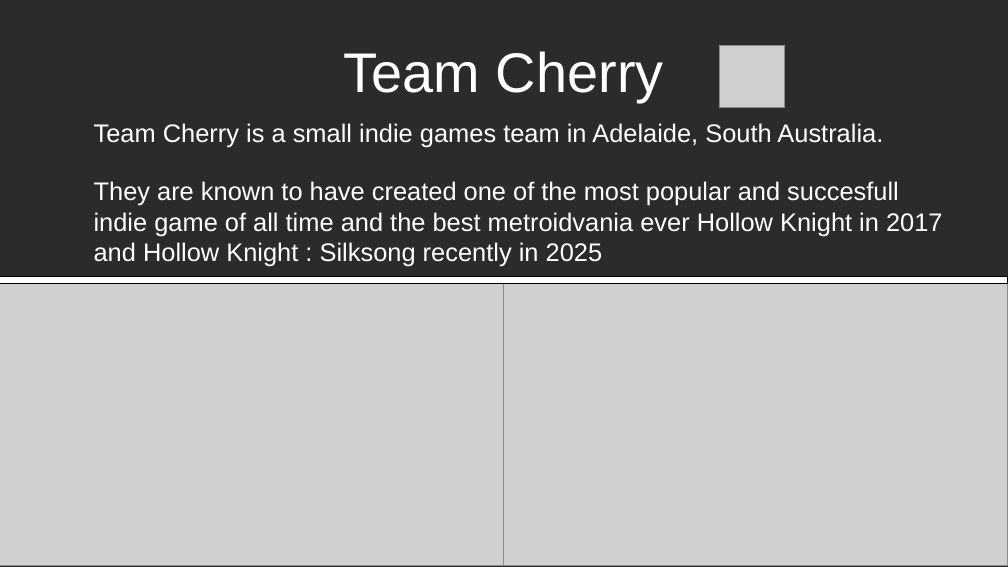
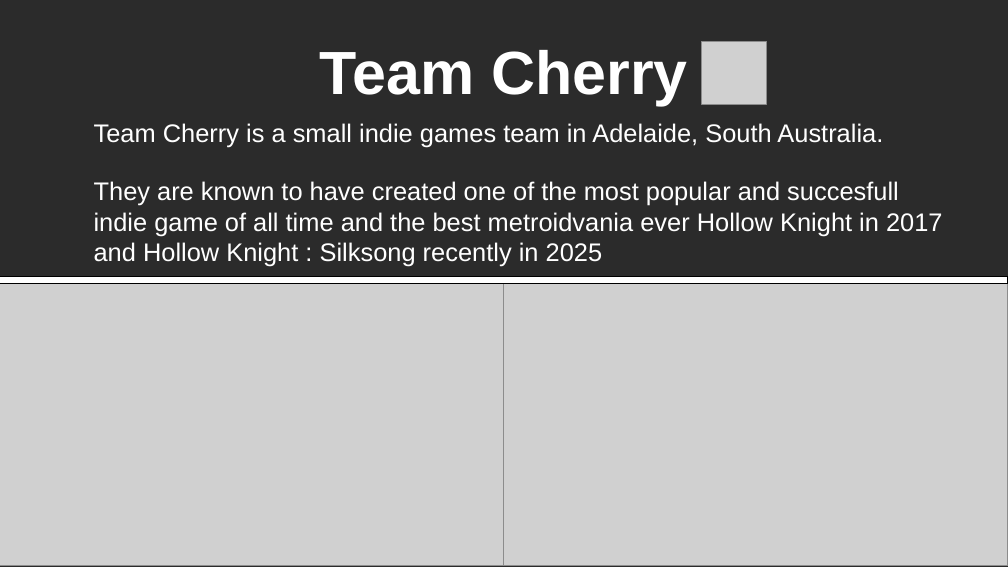
Before and after one commit to Gabi-Zar/The-Last-Aborigene, a slide deck: slide 2 of assets/diapo/diapo.odp. Drawn at 1008x567 pixels with LibreOffice and Linux fonts; fonts in the diff are those of the drawing; grey boxes stand for pictures; background and template pictures are left out; a plain dark background stands for a picture behind light text. Boxes give left, top, right and bottom in pixels: in the first picture for what was removed or moved away, otherwise in the second. Text is boxed around its words. In the diff, an @@ line names an element or a change of style, - is before the commit and + after.

```diff
--- a/assets/diapo/diapo.odp
+++ b/assets/diapo/diapo.odp
@@ title "Team Cherry" at [320, 50, 687, 105]: size 44 to 48 pt, bold on @@
@@ picture: place and size @@
-picture at [720, 45, 785, 108]
+picture at [702, 41, 767, 104]
```
Also in this commit, not shown: 5 other slides changed, 5 slides added, 2 other files.
